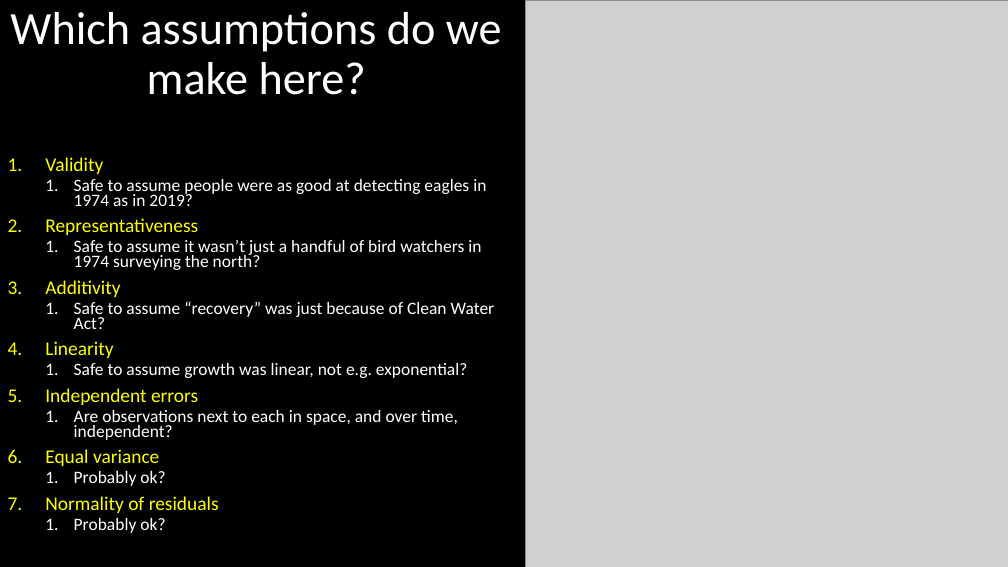
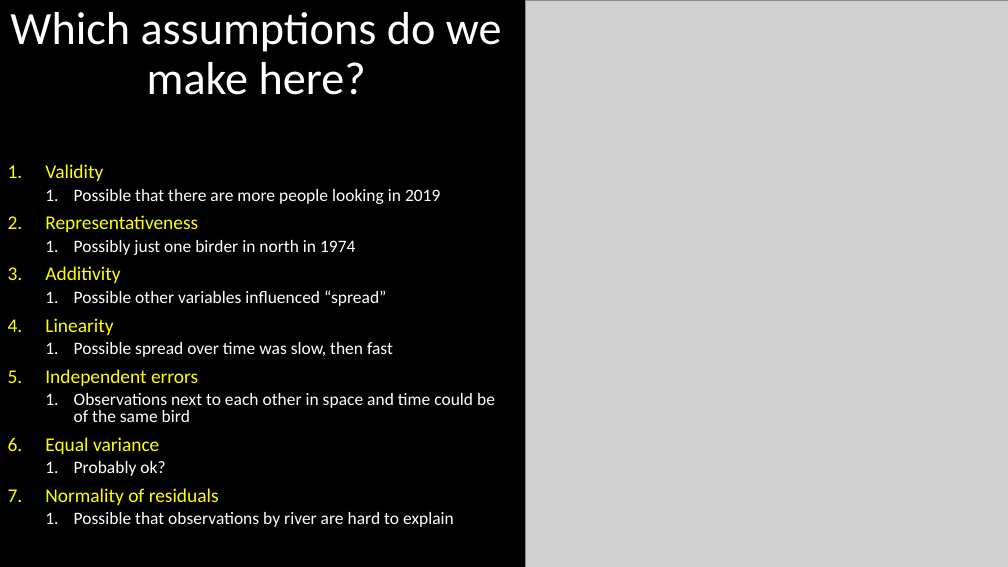
Before and after one commit to DeonRoos/stats-for-biologists, a slide deck: slide 24 of Lectures/BI3010 Lecture 1.5 Introduction to linear models.pptx (slide 26 before the commit). Drawn at 1008x567 pixels with LibreOffice and Linux fonts; fonts in the diff are those of the drawing; grey boxes stand for pictures. Boxes give left, top, right and bottom in pixels: in the first picture for what was removed or moved away, otherwise in the second. Text is boxed around its words. In the diff, an @@ line names an element or a change of style, - is before the commit and + after.

```diff
--- a/Lectures/BI3010 Lecture 1.5 Introduction to linear models.pptx
+++ b/Lectures/BI3010 Lecture 1.5 Introduction to linear models.pptx
@@ text at bbox=[45, 164, 219, 505]: line spacing 0.7 to 0.8 @@
@@ text at bbox=[74, 189, 440, 204]: text changed @@
-  1. Safe to assume people were as good at detecting eagles in 1974 as in 2019?
+  1. Possible that there are more people looking in 2019
@@ text at bbox=[74, 240, 355, 255]: text changed @@
-  1. Safe to assume it wasn’t just a handful of bird watchers in 1974 surveying the north?
+  1. Possibly just one birder in north in 1974
@@ text at bbox=[74, 290, 386, 306]: text changed @@
-  1. Safe to assume “recovery” was just because of Clean Water Act?
+  1. Possible other variables influenced “spread”
@@ text at bbox=[74, 342, 393, 357]: text changed @@
-  1. Safe to assume growth was linear, not e.g. exponential?
+  1. Possible spread over time was slow, then fast
@@ text at bbox=[74, 393, 495, 422]: text changed @@
-  1. Are observations next to each in space, and over time, independent?
+  1. Observations next to each other in space and time could be of the same bird
@@ text at bbox=[74, 512, 454, 527]: text changed @@
-  1. Probably ok?
+  1. Possible that observations by river are hard to explain
```
Also in this commit, not shown: 4 other slides changed, 2 slides removed, 12 other files.
